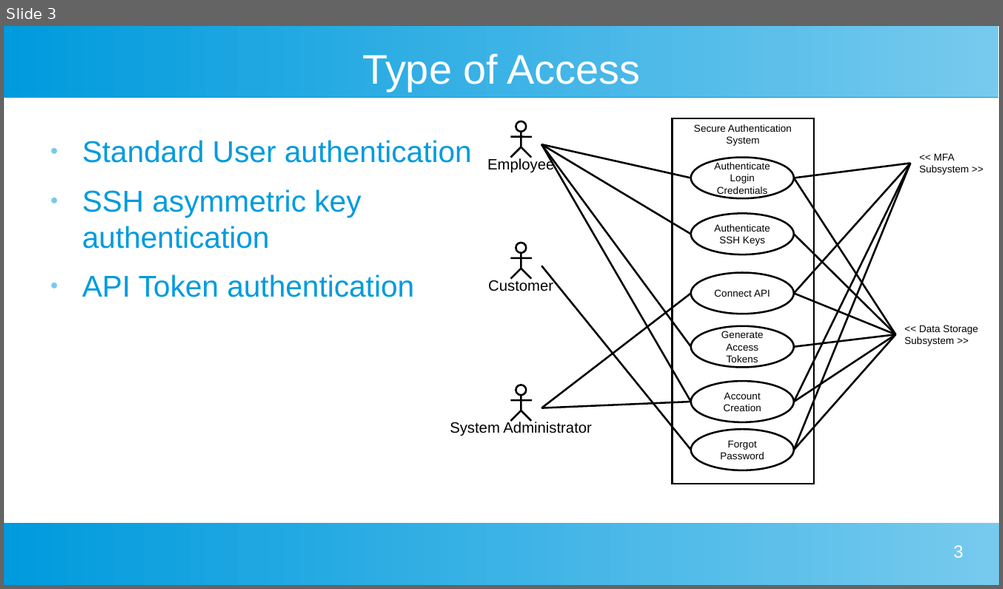
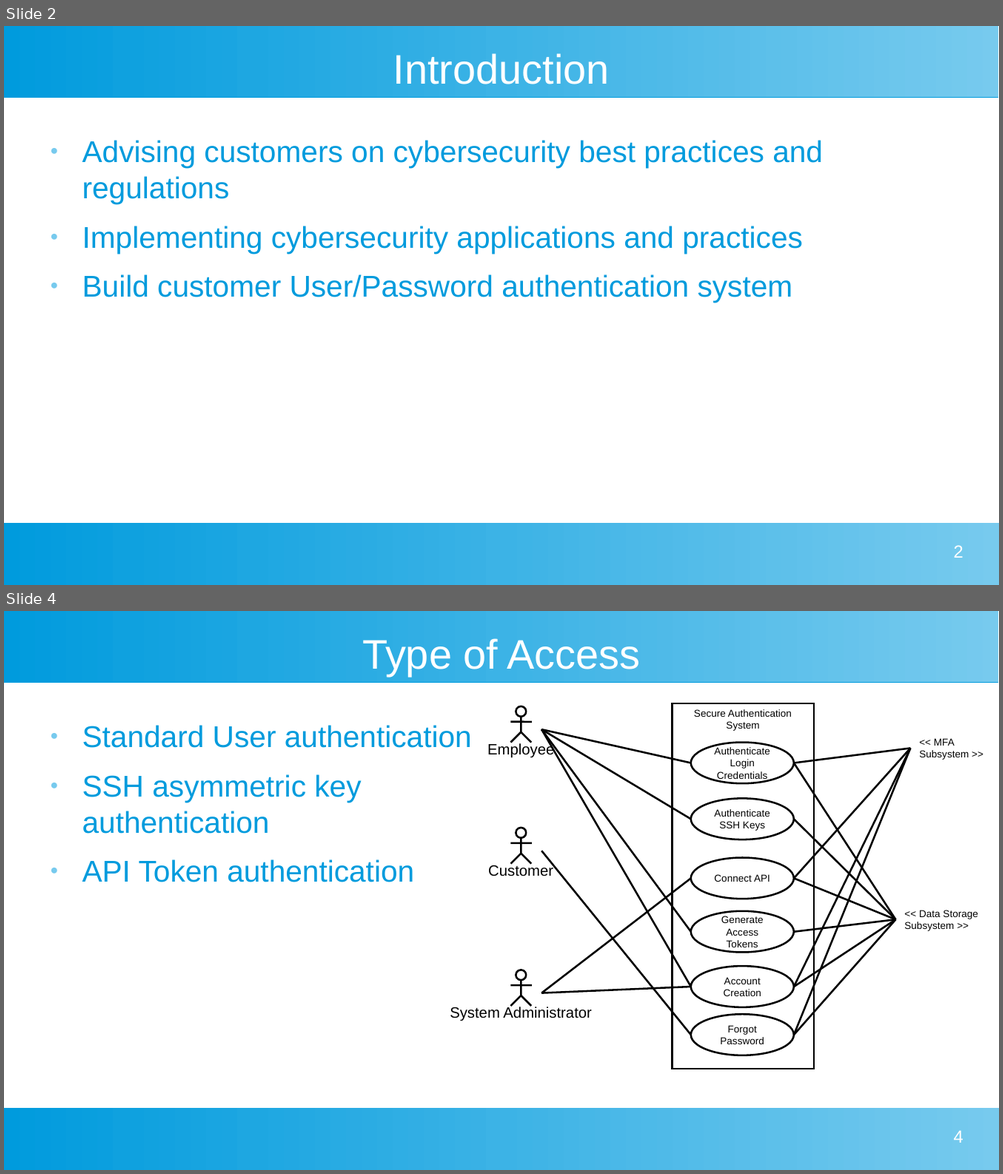
Before and after one commit to lwcrosier/sweng837, a slide deck: src/presentation/sweng837-presentation.odp. Shown one above the other, each under a label of ours: slide 3 before the commit, slides 2 and 4 after it; the slides between them are not shown. The pictures are 1003x589 and 1003x1174 pixels, drawn with LibreOffice and Linux fonts; fonts in the diff are those of the drawing. Boxes give left, top, right and bottom in pixels: in the first picture for what was removed or moved away, otherwise in the second. Text is boxed around its words. In the diff, an @@ line names an element or a change of style, - is before the commit and + after.

```diff
--- a/src/presentation/sweng837-presentation.odp
+++ b/src/presentation/sweng837-presentation.odp
@@ slide 2 added at [4, 26, 999, 585], background #FFFFFF; not listed: 2 template elements that a slide beside it also shows @@
@@ title added at [393, 53, 609, 84], 33 pt, text #FFFFFF @@
+Introduction
@@ text added at [82, 140, 822, 303], 24 pt, text #009BDD @@
+● Advising customers on cybersecurity best practices and regulations
+● Implementing cybersecurity applications and practices
+● Build customer User/Password authentication system
@@ page number added at [953, 545, 963, 558], 14 pt, text #FFFFFF @@
+2
@@ what was slide 3 is now slide 4 @@
@@ page number at [953, 1130, 963, 1143]: text changed @@
-3
+4
```
Also in this commit, not shown: 4 slides changed, 1 slide removed.
